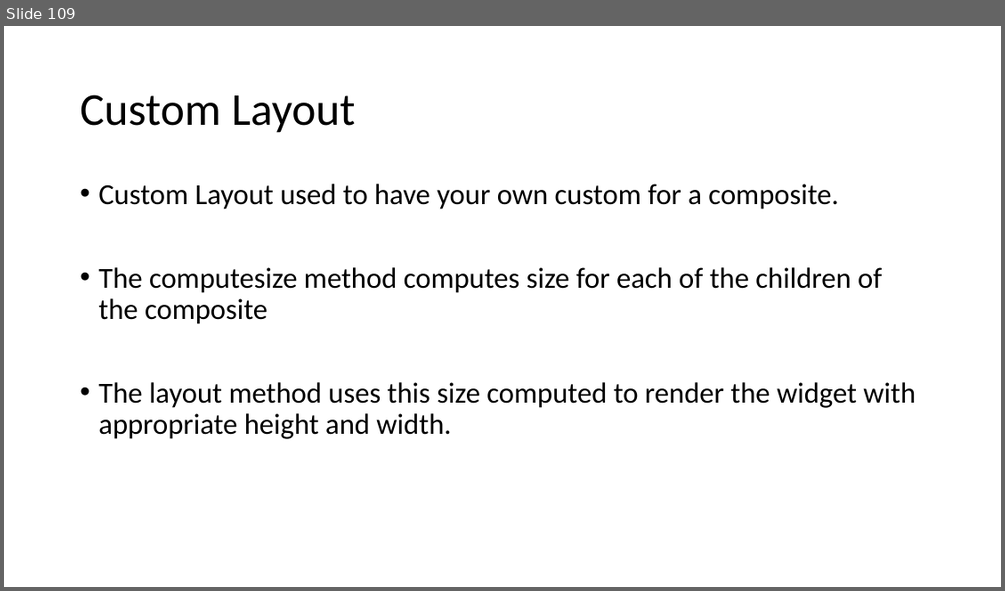
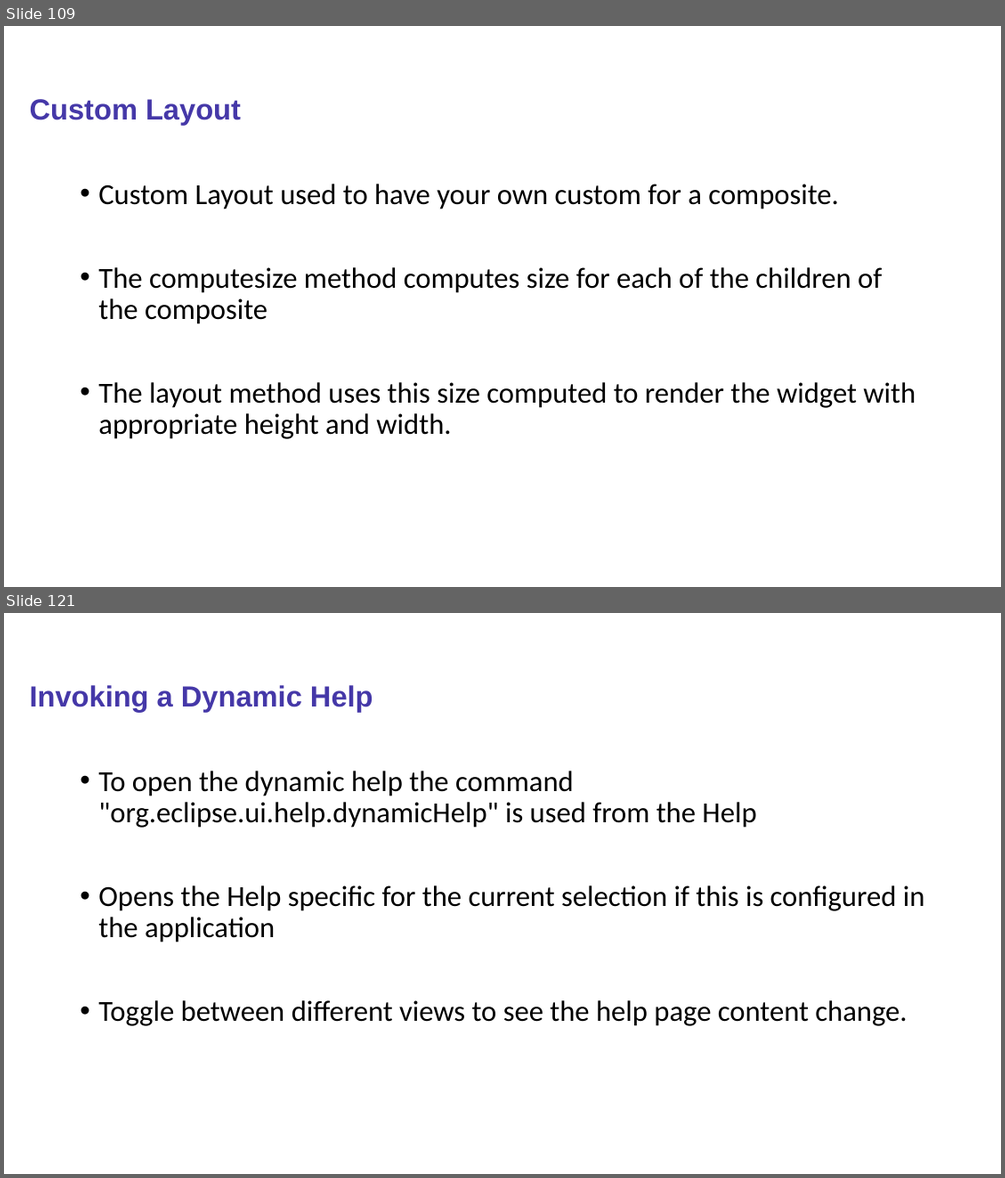
Before and after one commit to sabir123/RCP.Presentations, a slide deck: Eclipse_RCP_Training.pptx. Shown one above the other, each under a label of ours: slide 109 before the commit, slides 109 and 121 after it; the slides between them are not shown. The pictures are 1005x591 and 1005x1178 pixels, drawn with LibreOffice and Linux fonts; fonts in the diff are those of the drawing. Boxes give left, top, right and bottom in pixels: in the first picture for what was removed or moved away, otherwise in the second. Text is boxed around its words. In the diff, an @@ line names an element or a change of style, - is before the commit and + after.

```diff
--- a/Eclipse_RCP_Training.pptx
+++ b/Eclipse_RCP_Training.pptx
@@ slide 121 added at bbox=[4, 613, 1001, 1174], background #FFFFFF @@
@@ title added at bbox=[30, 685, 373, 711], 28 pt, text #4538A8, bold @@
+Invoking a Dynamic Help
@@ text added at bbox=[98, 771, 925, 1026], 28 pt, text #000000 @@
+• To open the dynamic help the command "org.eclipse.ui.help.dynamicHelp" is used from the Help
+• Opens the Help specific for the current selection if this is configured in the application
+• Toggle between different views to see the help page content change.
@@ slide 109 changed as well @@
@@ title "Custom Layout": place and size @@
-title "Custom Layout" at bbox=[80, 95, 356, 133]
+title "Custom Layout" at bbox=[30, 99, 241, 124]
@@ title "Custom Layout" at bbox=[30, 99, 241, 124]: size 44 to 28 pt, font Calibri to Arial, text colour #000000 to #4538A8, bold on @@
```
Also in this commit, not shown: 101 other slides changed, 36 other slides added.
